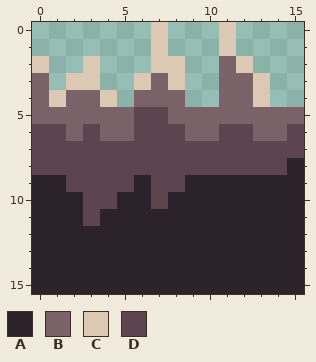
Two states of a pixel-art file, Assets/Sprites/Spikes_Single_Tile.aseprite. That is the earlier state.
16x16 pixels, 1 frame. Colours within 5 levels of each other are drawn and written as one.
Palette (. is transparent): A #2b222a  B #7b6268  C #dbc9b4  D #5d4550
Pixels before, first column x 0:
 0 .......C...C....
 1 .......C...C....
 2 C..C...CC..BC...
 3 B.CC..CBC..BBC..
 4 BCBBC.BBB..BBC..
 5 BBBBBBDDBBBBBBBB
 6 DDBDBBDDDBBDDBBD
 7 DDDDDDDDDDDDDDDD
 8 DDDDDDDDDDDDDDDA
 9 AADDDDADDAAAAAAA
10 AAADDAADAAAAAAAA
11 AAADAAAAAAAAAAAA
12 AAAAAAAAAAAAAAAA
13 AAAAAAAAAAAAAAAA
14 AAAAAAAAAAAAAAAA
15 AAAAAAAAAAAAAAAA
After:
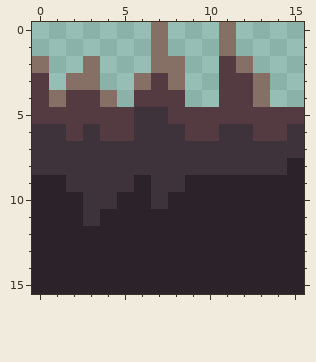
What changed:
colour B: #7b6268 -> #533b41
colour C: #dbc9b4 -> #867066
colour D: #5d4550 -> #3f333b
Pixel boxes of the changes (left, top, right, bottom) in both pictures:
changed: (32, 22, 304, 226)
